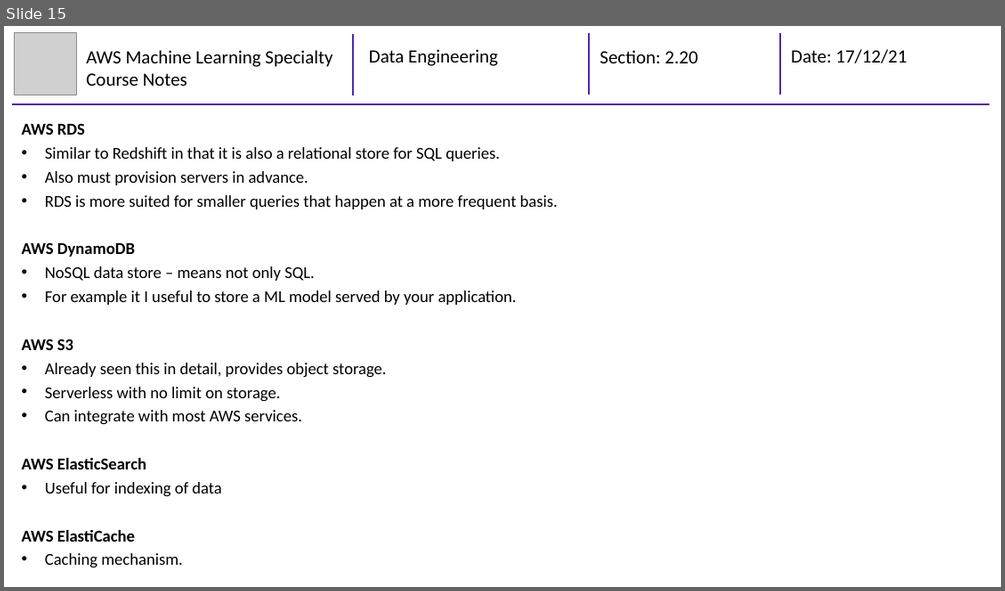
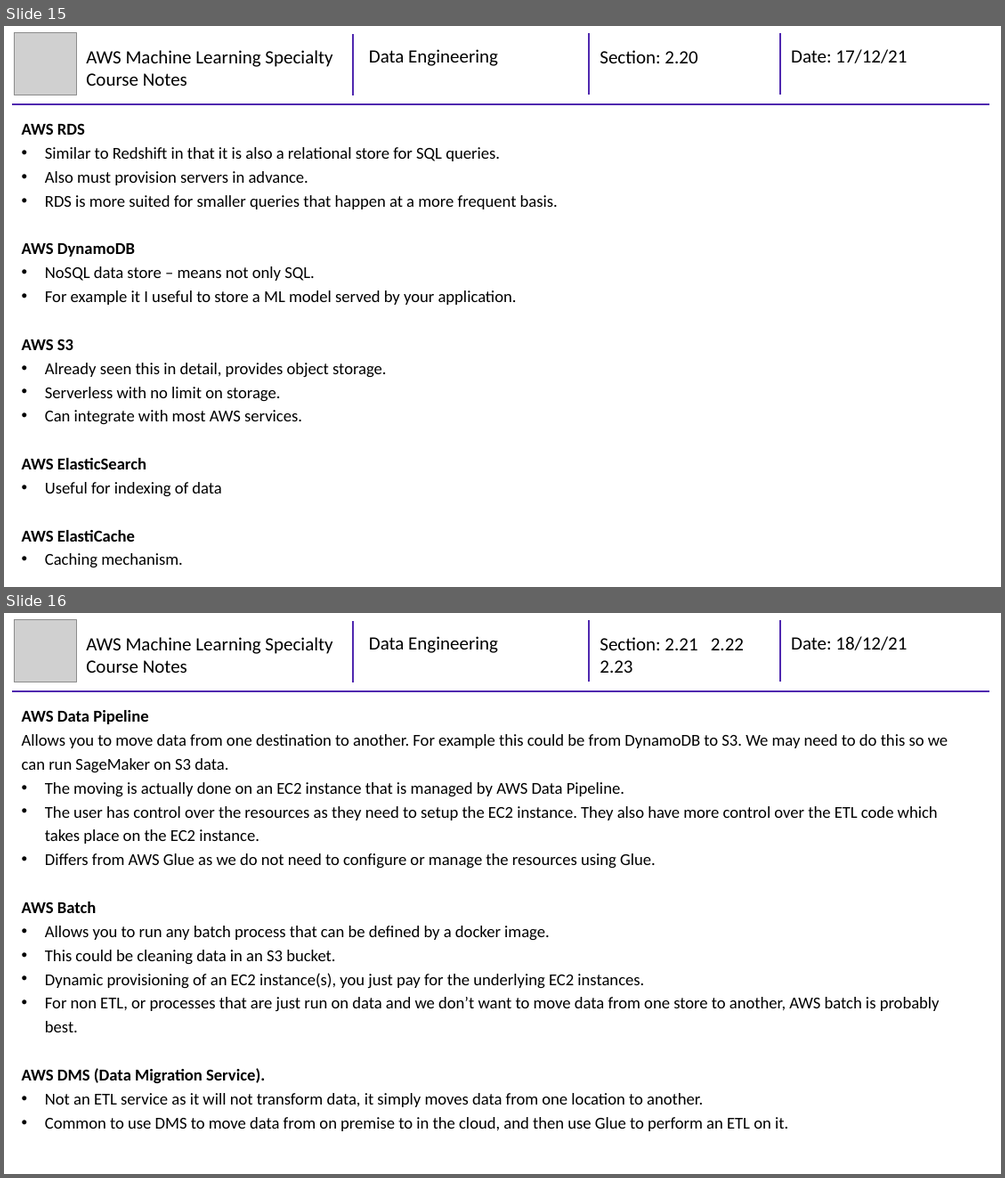
Before and after one commit to mhaythornthwaite/Testing_ML_Algorithms, a slide deck: AWS Machine Learning Specialty/Course Notes/2_MJH_Data_Engineering_Course_Notes.pptx. Shown one above the other, each under a label of ours: slide 15 before the commit, slides 15 and 16 after it. The pictures are 1005x591 and 1005x1178 pixels, drawn with LibreOffice and Linux fonts; fonts in the diff are those of the drawing; grey boxes stand for pictures. Boxes give left, top, right and bottom in pixels: in the first picture for what was removed or moved away, otherwise in the second. Text is boxed around its words. In the diff, an @@ line names an element or a change of style, - is before the commit and + after.

```diff
--- a/AWS Machine Learning Specialty/Course Notes/2_MJH_Data_Engineering_Course_Notes.pptx
+++ b/AWS Machine Learning Specialty/Course Notes/2_MJH_Data_Engineering_Course_Notes.pptx
@@ slide 16 added at (x1=4, y1=613, x2=1001, y2=1174), background #FFFFFF @@
@@ group added at (x1=12, y1=620, x2=989, y2=691): 4 lines, 4 texts, 1 picture @@
+AWS Machine Learning Specialty Course Notes
+Data Engineering
+Section: 2.21 2.22 2.23
+Date: 18/12/21
@@ text added at (x1=22, y1=710, x2=947, y2=1131), 16 pt, text #000000 @@
+AWS Data Pipeline
+Allows you to move data from one destination to another. For example this could be from DynamoDB to S3. We may need to do this so we can run SageMaker on S3 data.
+• The moving is actually done on an EC2 instance that is managed by AWS Data Pipeline.
+• The user has control over the resources as they need to setup the EC2 instance. They also have more control over the ETL code which takes place on the EC2 instance.
+• Differs from AWS Glue as we do not need to configure or manage the resources using Glue.
+AWS Batch
+• Allows you to run any batch process that can be defined by a docker image.
+• This could be cleaning data in an S3 bucket.
+• Dynamic provisioning of an EC2 instance(s), you just pay for the underlying EC2 instances.
+• For non ETL, or processes that are just run on data and we don’t want to move data from one store to another, AWS batch is probably best.
+AWS DMS (Data Migration Service).
+• Not an ETL service as it will not transform data, it simply moves data from one location to another.
+• Common to use DMS to move data from on premise to in the cloud, and then use Glue to perform an ETL on it.
```
Also in this commit, not shown: 5 other slides added.
